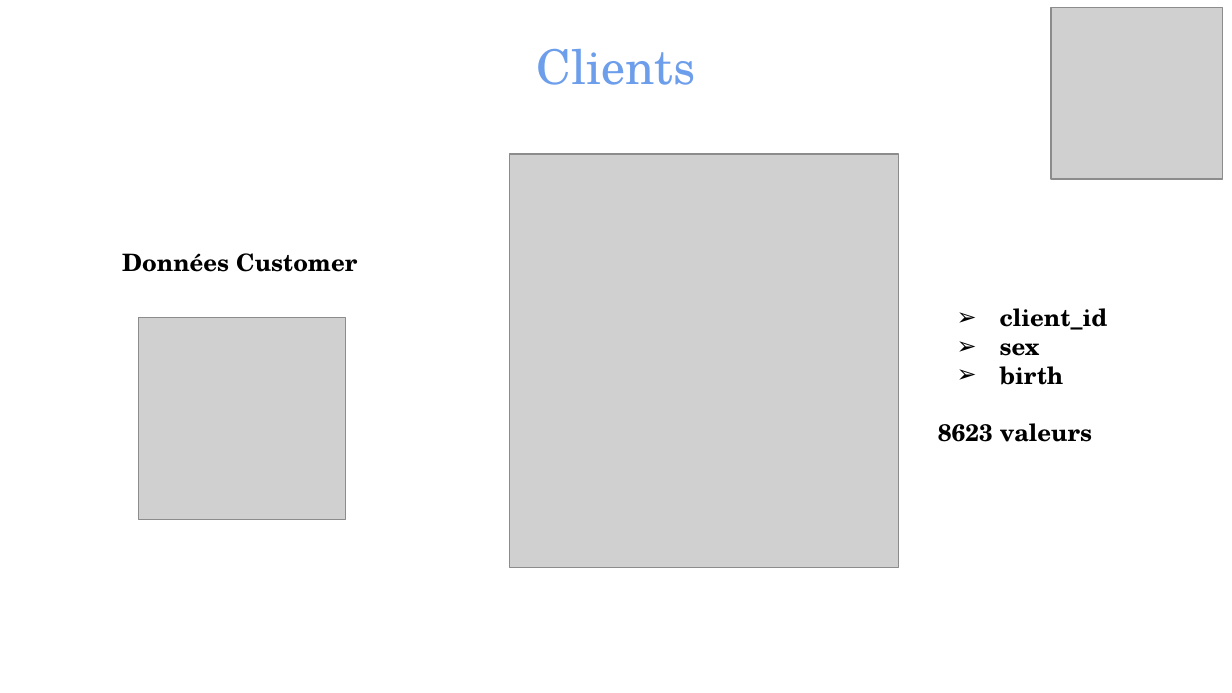
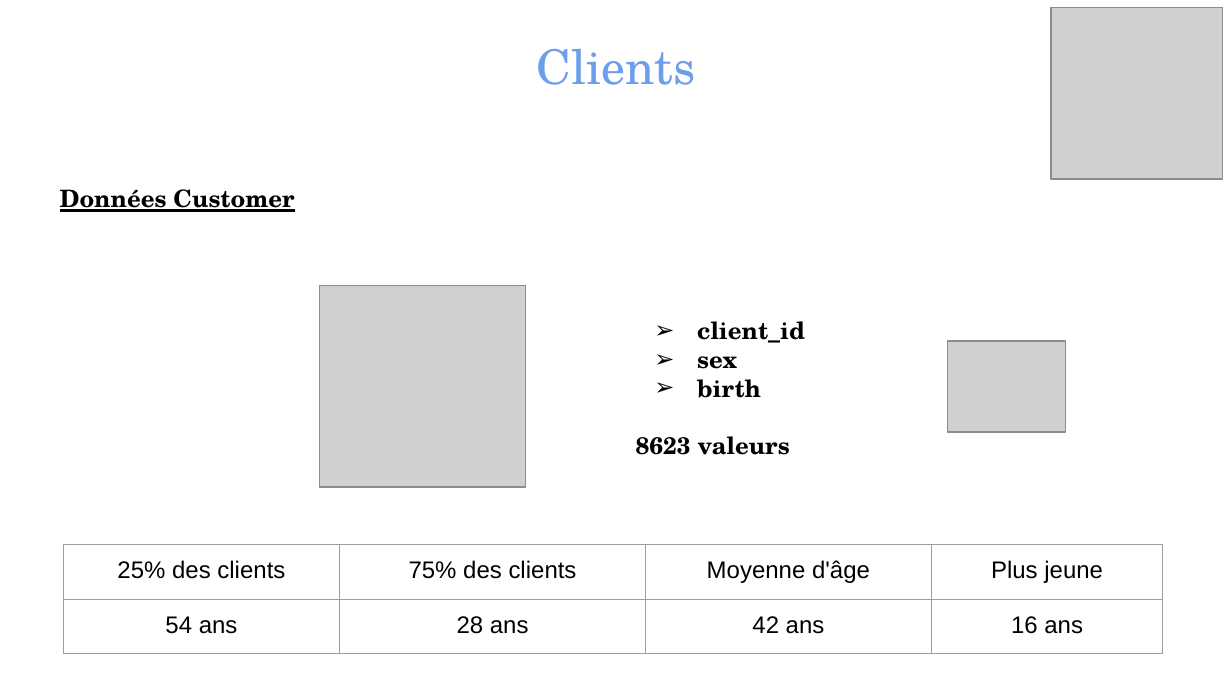
Before and after one commit to TheoChastrePradat/P4_Analyse_Vente, a slide deck: slide 3 of Python/Projet 4 - Soutenance _ Rester livres.pptx. Drawn at 1232x693 pixels with LibreOffice and Linux fonts; fonts in the diff are those of the drawing; grey boxes stand for pictures. Boxes give left, top, right and bottom in pixels: in the first picture for what was removed or moved away, otherwise in the second. Text is boxed around its words. In the diff, an @@ line names an element or a change of style, - is before the commit and + after.

```diff
--- a/Python/Projet 4 - Soutenance _ Rester livres.pptx
+++ b/Python/Projet 4 - Soutenance _ Rester livres.pptx
@@ text "Données Customer": place and size @@
-text "Données Customer" at (122, 253, 357, 272)
+text "Données Customer" at (60, 189, 294, 212)
@@ text "Données Customer" at (60, 189, 294, 212): underline on @@
@@ picture removed at (510, 154, 899, 567) @@
@@ picture: place and size @@
-picture at (139, 318, 346, 520)
+picture at (319, 286, 526, 488)
@@ text "client_id": place and size @@
-text "client_id" at (938, 308, 1108, 442)
+text "client_id" at (636, 321, 805, 455)
@@ picture added at (947, 341, 1066, 432) @@
@@ table added at (63, 545, 1162, 693), 2 rows, 4 columns @@
+25% des clients | 75% des clients | Moyenne d'âge | Plus jeune
+54 ans | 28 ans | 42 ans | 16 ans
```
Also in this commit, not shown: 9 other slides changed, 3 slides added, 9 slides removed.
